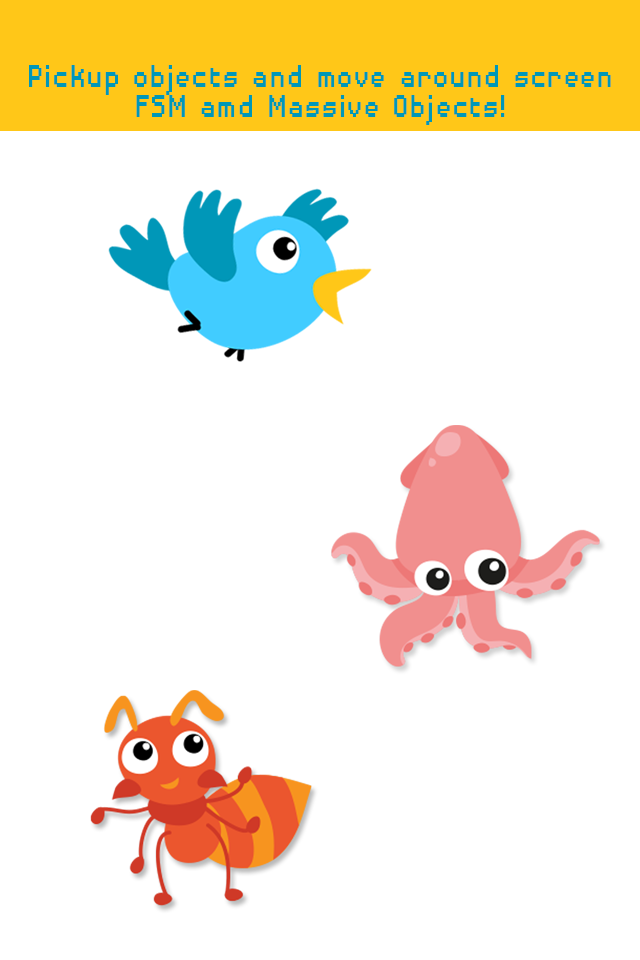
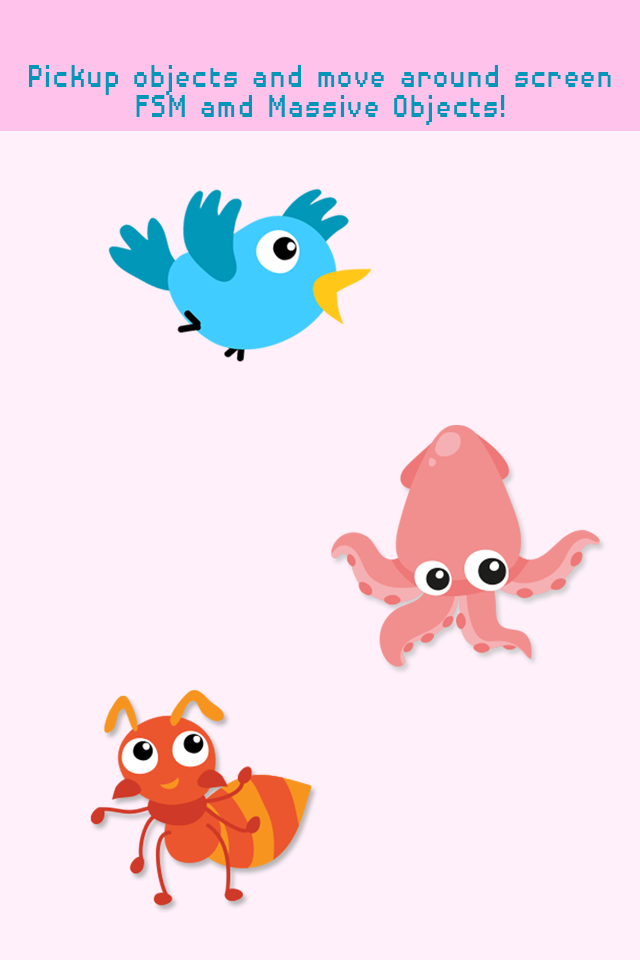
Layer changes from the first 640px x 960px image to the second:
painted on "Layer 2" over [0, 0, 640, 131]
painted on "Layer 1" over [0, 0, 640, 960]
